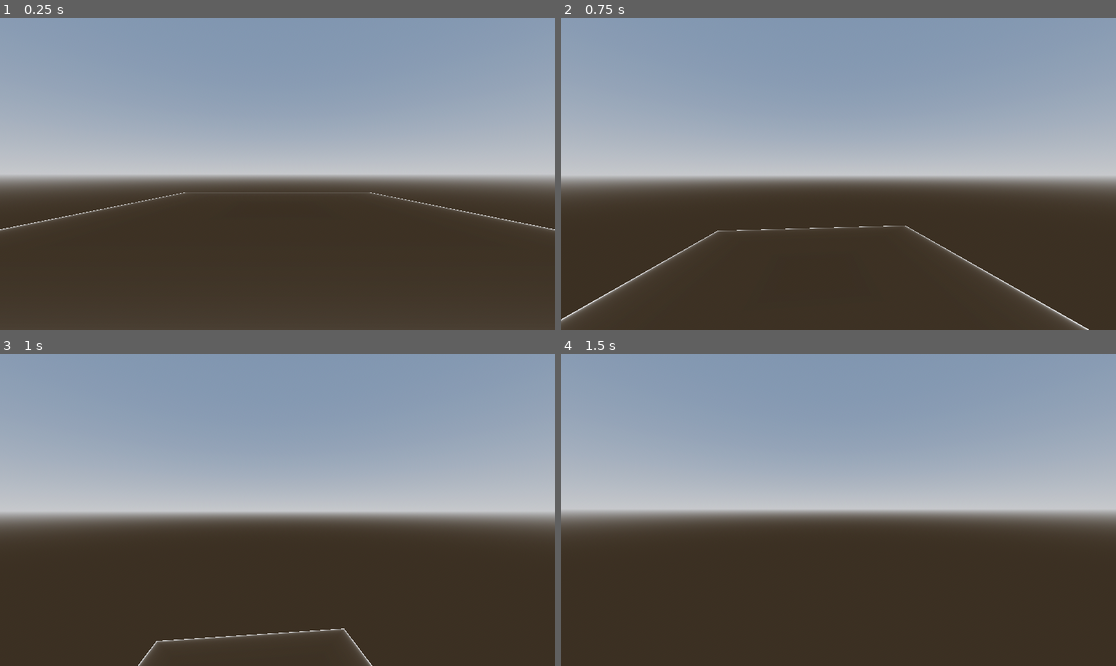
Above: before the commit, frames 1-4 (two rows, left to right).
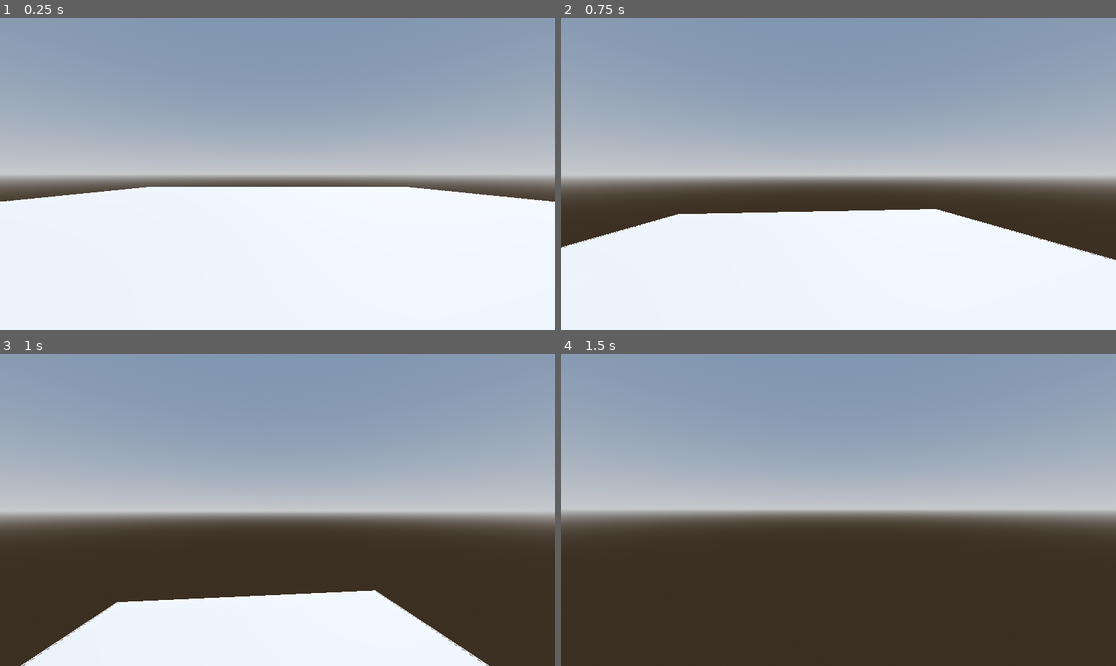
Above: after the commit, the same moments.

Repository: MichaelReel/Faster-Island-Generation
Game: Godot game, scene res://Main.tscn
The game is run twice, just before and just after one commit, with the same random seed, the same clock (stepped at 60 frames per second) and the same inputs.
Inputs (mouse positions are in pixels of both pictures, inside the frame that each line leads up to):
- Up to frame 1 (0.25 s): no input
- Up to frame 2 (0.75 s): tap Enter at 0.5 s; move the mouse to (866, 174) at 0.52 s; hold Space (up) from 0.53 s (still down)
- Up to frame 3 (1 s): keep holding Space (up)
- Up to frame 4 (1.5 s): keep holding Space (up); move the mouse to (810, 510) at 1.27 s

The runs differ from the first frame. In frame 1, 45% of the frame differs, in the area x 0-100%, y 54-100%; in frame 2, 34%; in frame 3, 15%; in frame 4, nothing differs.

Commit message:
Have the very base grid displaying (undecorated) The layers seem fast enough to use in tool mode

Diff:
--- a/Main.tscn
+++ b/Main.tscn
@@ -26,6 +26,7 @@
 shadow_enabled = true
 
 [node name="GeneratedIsland" parent="." instance=ExtResource("1_77t7i")]
+bounds_side = 100.0
 
 [node name="FlyingCameraControl" parent="." instance=ExtResource("2_gt1th")]
 transform = Transform3D(1, 0, 0, 0, 1, 0, 0, 0, 1, 0, 5, 30)
--- a/island/GeneratedIsland.gd
+++ b/island/GeneratedIsland.gd
@@ -1,27 +1,68 @@
 @tool
 extends Node3D
 
-@export var bounds_side: float = 50.0
-@export var tri_side: float = 1.0
-@export var random_seed: int = -2147483648
+@export var bounds_side: float = 50.0 :
+	set(value):
+		bounds_side = value
+		_changes_pending = true
+
+@export var tri_side: float = 1.0 :
+	set(value):
+		tri_side = value
+		_changes_pending = true
+
+@export var random_seed: int = -2147483648 :
+	set(value):
+		random_seed = value
+		_changes_pending = true
 
 @onready var bounds : Mesh = $BoundsMesh.mesh
 
 var _terrain_manager : TerrainManager
+var _changes_pending : bool = true
+var _mesh_instance_dict : Dictionary = {}
 
 func _ready() -> void:
 	pass
 
 func _process(delta: float) -> void:
+	if not _changes_pending:
+		return
 	if Engine.is_editor_hint():
 		_tool_execute(delta)
 	if not Engine.is_editor_hint():
 		_game_execute(delta)
+	_changes_pending = false
 
 func _tool_execute(_delta: float) -> void:
 	bounds.size = Vector2.ONE * bounds_side
+	_terrain_manager = TerrainManager.new(random_seed, tri_side, bounds_side)
+	var _err2 = _terrain_manager.connect("stage_complete", _on_stage_complete)
+	_terrain_manager.perform("Grid Stage")
 
 func _game_execute(_delta: float) -> void:
 	bounds.size = Vector2.ONE * bounds_side
 	_terrain_manager = TerrainManager.new(random_seed, tri_side, bounds_side)
+	var _err1 = _terrain_manager.connect("all_stages_complete", _on_all_stages_complete)
+	var _err2 = _terrain_manager.connect("stage_complete", _on_stage_complete)
+	var _err3 = _terrain_manager.connect("stage_percent_complete", _on_stage_percent_complete)
 	_terrain_manager.perform()
+
+func _on_stage_percent_complete(stage: Stage, percent: float) -> void:
+	print("%d percent of %s completed" % [percent, stage])
+
+func _on_stage_complete(stage: Stage, duration: int) -> void:
+	print("%s completed in %d msecs" % [stage, duration])
+	_update_meshes_by_dictionary(stage.get_mesh_dict())
+
+func _on_all_stages_complete() -> void:
+	print("High Level Terrain stages complete")
+
+func _update_meshes_by_dictionary(mesh_dict: Dictionary) -> void:
+	for mesh_name in mesh_dict:
+		if mesh_name in _mesh_instance_dict:
+			remove_child(_mesh_instance_dict[mesh_name])
+		var mesh_instance: MeshInstance3D = MeshInstance3D.new()
+		mesh_instance.mesh = mesh_dict[mesh_name]
+		_mesh_instance_dict[mesh_name] = mesh_instance
+		add_child(mesh_instance)
--- a/island/GeneratedIsland.tscn
+++ b/island/GeneratedIsland.tscn
@@ -9,7 +9,7 @@
 
 [sub_resource type="PlaneMesh" id="PlaneMesh_qw12c"]
 material = SubResource("ShaderMaterial_54e7f")
-size = Vector2(50, 50)
+size = Vector2(100, 100)
 
 [node name="GeneratedIsland" type="Node3D"]
 script = ExtResource("1_v0fho")
--- a/island/generation/Stage.gd
+++ b/island/generation/Stage.gd
@@ -8,3 +8,9 @@
 
 func perform() -> void:
 	pass
+
+func get_mesh_dict() -> Dictionary:
+	return {}
+
+func _to_string() -> String:
+	return "Unnamed Stage"
--- a/island/generation/TerrainManager.gd
+++ b/island/generation/TerrainManager.gd
@@ -20,7 +20,7 @@
 	var points_per_row = int(bounds_side / tri_side)
 	_grid_manager = GridManager.new(tri_side, points_per_row)
 
-func perform() -> void:
+func perform(up_to_stage_with_name: String = "") -> void:
 	var stages: Array[Stage] = [
 		_grid_manager
 	]
@@ -30,6 +30,8 @@
 		var time_start = Time.get_ticks_usec()
 		stage.perform()
 		emit_signal("stage_complete", stage, Time.get_ticks_usec() - time_start)
+		if up_to_stage_with_name == str(stage):
+			break
 
 	emit_signal("all_stages_complete")
 
--- a/island/generation/grid/GridManager.gd
+++ b/island/generation/grid/GridManager.gd
@@ -4,17 +4,29 @@
 var _point_layer: PointLayer
 var _edge_layer: EdgeLayer
 var _tri_cell_layer: TriCellLayer
+var _grid_mesh: GridMesh
 
 func _init(tri_side: float, points_per_row: int) -> void:
 	_point_layer = PointLayer.new(tri_side, points_per_row)
 	_edge_layer = EdgeLayer.new(_point_layer)
 	_tri_cell_layer = TriCellLayer.new(_point_layer, _edge_layer)
+	_grid_mesh = GridMesh.new(_point_layer, _tri_cell_layer)
 
 func perform() -> void:
 	emit_signal("percent_complete", self, 0.0)
 	_point_layer.perform()
-	emit_signal("percent_complete", self, 33.3)
+	emit_signal("percent_complete", self, 25.0)
 	_edge_layer.perform()
-	emit_signal("percent_complete", self, 66.0)
+	emit_signal("percent_complete", self, 50.0)
 	_tri_cell_layer.perform()
+	emit_signal("percent_complete", self, 75.0)
+	_grid_mesh.perform()
 	emit_signal("percent_complete", self, 100.0)
+
+func _to_string() -> String:
+	return "Grid Stage"
+
+func get_mesh_dict() -> Dictionary:
+	return {
+		"terrain": _grid_mesh
+	}
--- a/island/generation/grid/geometry/PointLayer.gd
+++ b/island/generation/grid/geometry/PointLayer.gd
@@ -39,8 +39,11 @@
 func get_point_index_for_vector2i(vector: Vector2i) -> int:
 	return vector.x + (vector.y * _points_per_row)
 
+func get_point_for_index(index: int) -> Vector2:
+	return _grid_points[index]
+
 func get_point_for_vector2i(vector: Vector2i) -> Vector2:
-	return _grid_points[get_point_index_for_vector2i(vector)]
+	return get_point_for_index(get_point_index_for_vector2i(vector))
 
 func get_points_per_row() -> int:
 	return _points_per_row
--- a/island/generation/grid/geometry/TriCellLayer.gd
+++ b/island/generation/grid/geometry/TriCellLayer.gd
@@ -6,6 +6,7 @@
 var _tri_per_row: int
 var _tri_rows: int
 var _cells: Array[PackedInt64Array] = []
+#var _edge_neighbour_indices: Array[PackedInt64Array] = []
 
 func _init(point_layer: PointLayer, edge_layer: EdgeLayer) -> void:
 	_point_layer = point_layer
@@ -18,16 +19,43 @@
 
 	for tri_row_ind in range(_tri_rows):
 		for tri_col_ind in range(_tri_per_row):
-			var new_triangle: PackedInt64Array = _create_tricell(Vector2i(tri_col_ind, tri_row_ind))
+			var new_triangle: PackedInt64Array = _create_tri_cell(Vector2i(tri_col_ind, tri_row_ind))
 			_cells.append(new_triangle)
 
-	for tri_cell_ind in range(len(_cells)):
-		_update_neighbours(tri_cell_ind, _cells[tri_cell_ind])
+#	for tri_cell_ind in range(len(_cells)):
+#		_edge_neighbour_indices.append(_get_edge_sharing_neighbours(tri_cell_ind))
 
-func get_tricell_index_for_vector2i(vector: Vector2i) -> int:
+func get_triangles_as_vector3_arrays() -> Array:
+	"""Return each triangle as an array of 3d vectors for surface creation"""
+	var vec3_array: Array = _cells.map(get_triangle_as_vector3_array_for_index)
+	return vec3_array
+
+func get_triangle_as_vector3_array_for_index(point_indices: PackedInt64Array) -> PackedVector3Array:
+	"""Return individual triangle as an array of 3d vectors"""
+	return PackedVector3Array(Array(point_indices).map(get_point_as_vector3))
+
+func get_point_as_vector3(point_index: int, height: float = 0) -> Vector3:
+	var vec2d: Vector2 = _point_layer.get_point_for_index(point_index)
+	return Vector3(vec2d.x, height, vec2d.y)
+
+func get_tri_cell_index_for_vector2i(vector: Vector2i) -> int:
 	return vector.x + (vector.y * _tri_per_row)
 
-func _create_tricell(vector: Vector2i) -> PackedInt64Array:
+func get_tri_cell_vector2i_for_index(index: int) -> Vector2i:
+	return Vector2i(index % _tri_per_row, index / _tri_per_row)
+
+func get_tri_cell_horizontal_border(vector: Vector2i) -> int:
+	"""This indicates the side of the triangle which is a flat edge connection to another row
+
+	Returns: -1 if the flat edge is "up" to a lower indexed row, or
+			 +1 if "down" to a higher indexed row
+	"""
+	var row_even: bool = vector.y % 2 == 0
+	var column_even: bool = vector.x % 2 == 0
+
+	return -1 if row_even == column_even else +1
+
+func _create_tri_cell(vector: Vector2i) -> PackedInt64Array:
 	var row: int = vector.y
 	var col: int = vector.x
 	var row_even: bool = row % 2 == 0
@@ -56,6 +84,27 @@
 func _point_index(vector: Vector2i) -> int:
 	return _point_layer.get_point_index_for_vector2i(vector)
 
-func _update_neighbours(tri_cell_ind: int, tri_cell: PackedInt64Array) -> void:
-	# TODO
-	pass
+#func _get_edge_sharing_neighbours(tri_cell_ind: int) -> PackedInt64Array:
+#	"""
+#	Return the immediate, edge sharing, neighbours for a given cell
+#	as an array of indexes of tri_cells.
+#
+#	The neighbours will be the last and next on the same row, appart from the ends
+#	and the adjacent on the above or below row, depending on the orientation of the cell.
+#	"""
+#	var tri_cell_coords = get_tri_cell_vector2i_for_index(tri_cell_ind)
+#
+#	var neighbours: PackedInt64Array = []
+#	# Include cell to the left, if there is one
+#	if tri_cell_coords.x - 1 >= 0:
+#		neighbours.append(get_tri_cell_index_for_vector2i(tri_cell_coords + Vector2i(-1, 0)))
+#
+#	# Include cell to the right, if there is one
+#	if tri_cell_coords.x + 1 < _tri_per_row:
+#		neighbours.append(get_tri_cell_index_for_vector2i(tri_cell_coords + Vector2i(+1, 0)))
+#
+#	# Include the cell in the adjacent row where the flat edge is, if the cell exists
+#	var inter_row_dir: int = get_tri_cell_horizontal_border(tri_cell_coords)
+#	if tri_cell_coords.y + inter_row_dir >= 0 and tri_cell_coords.y + inter_row_dir < _tri_rows:
+#		neighbours.append(get_tri_cell_index_for_vector2i(tri_cell_coords + Vector2i(0, inter_row_dir)))
+#	return neighbours
--- /dev/null
+++ b/island/generation/grid/mesh/GridMesh.gd
@@ -0,0 +1,19 @@
+class_name GridMesh
+extends ArrayMesh
+
+var _point_layer: PointLayer
+var _tri_cell_layer: TriCellLayer
+
+func _init(point_layer: PointLayer, tri_cell_layer: TriCellLayer) -> void:
+	_point_layer = point_layer
+	_tri_cell_layer = tri_cell_layer
+
+func perform() -> void:
+	var triangle_arrays: = _tri_cell_layer.get_triangles_as_vector3_arrays()
+	var surface_tool: SurfaceTool = SurfaceTool.new()
+	surface_tool.begin(Mesh.PRIMITIVE_TRIANGLES)
+	for triangle_vertices in triangle_arrays:
+		for vertex in triangle_vertices:
+			surface_tool.add_vertex(vertex)
+	surface_tool.generate_normals()
+	surface_tool.commit(self)
--- a/project.godot
+++ b/project.godot
@@ -14,6 +14,10 @@
 run/main_scene="res://Main.tscn"
 config/features=PackedStringArray("4.0", "Forward Plus")
 config/icon="res://icon.svg"
+
+[debug]
+
+gdscript/warnings/integer_division=0
 
 [input]
 
